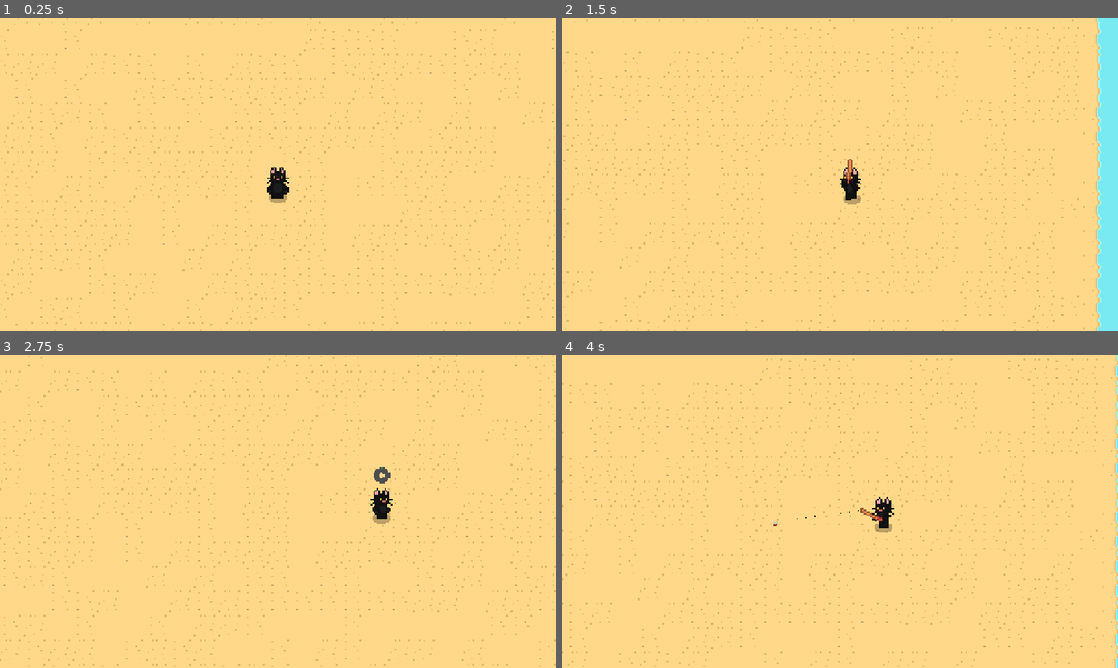
Above: before the commit, frames 1-4 (two rows, left to right).
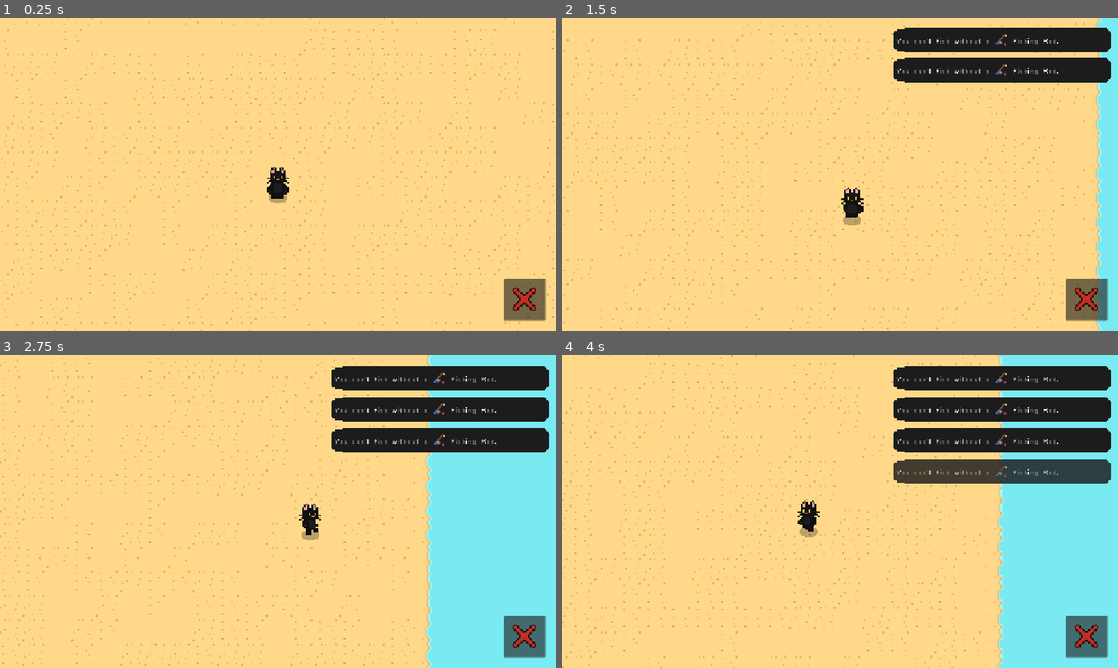
Above: after the commit, the same moments.

Repository: minotaa/beachside-tactics-2
Game: Godot game, scene res://scenes/game.tscn
The game is run twice, just before and just after one commit, with the same random seed, the same clock (stepped at 60 frames per second) and the same inputs.
Inputs (mouse positions are in pixels of both pictures, inside the frame that each line leads up to):
- Up to frame 1 (0.25 s): no input
- Up to frame 2 (1.5 s): tap Enter at 0.5 s; move the mouse to (962, 158) at 0.52 s; press the mouse at (962, 158) at 0.53 s; hold D (right) 0.53-1.28 s; move the mouse to (728, 190) at 1.27 s; release the mouse at (728, 190) at 1.28 s; hold S (down) from 1.28 s (still down); click (728, 190) at 1.35 s
- Up to frame 3 (2.75 s): move the mouse to (333, 442) at 2.02 s; release S (down) at 2.03 s; press the mouse at (333, 442) at 2.03 s; hold D (right) from 2.03 s (still down)
- Up to frame 4 (4 s): move the mouse to (812, 574) at 2.77 s; release D (right) at 2.78 s; release the mouse at (812, 574) at 2.78 s; hold W (up) 2.78-3.53 s; click (812, 574) at 2.85 s; move the mouse to (1006, 558) at 3.52 s; press the mouse at (1006, 558) at 3.53 s; hold A (left) from 3.53 s (still down)

The runs differ from the first frame. In frame 1, 1.0% of the frame differs, in the area x 90-99%, y 83-97%; in frame 2, 12%; in frame 3, 31%; in frame 4, 31%, in the area x 0-100%, y 0-100%.

Commit message:
allow the ability to not have a fishing rod, get started on ui, etc.

Diff:
--- a/scenes/player.tscn
+++ b/scenes/player.tscn
@@ -17,6 +17,7 @@
 [ext_resource type="Texture2D" uid="uid://doantlsit6s6j" path="res://assets/sprites/minigame-progress-bar.png" id="14_oprun"]
 [ext_resource type="Texture2D" uid="uid://dpi0maofy08ke" path="res://assets/sprites/minigame-hook-icon.png" id="16_a8ls1"]
 [ext_resource type="Texture2D" uid="uid://c3jtqk8gu3svq" path="res://assets/sprites/caught_fish_common.png" id="17_qfm1y"]
+[ext_resource type="Texture2D" uid="uid://c2cymjqktciju" path="res://assets/sprites/cross.png" id="18_fulsm"]
 
 [sub_resource type="AtlasTexture" id="AtlasTexture_holxr"]
 atlas = ExtResource("3_y4r1p")
@@ -513,4 +514,43 @@
 one_shot = true
 process_material = SubResource("ParticleProcessMaterial_fulsm")
 
+[node name="UI" type="CanvasLayer" parent="." unique_id=1683135539]
+
+[node name="Main" type="Control" parent="UI" unique_id=70878643]
+layout_mode = 3
+anchors_preset = 15
+anchor_right = 1.0
+anchor_bottom = 1.0
+grow_horizontal = 2
+grow_vertical = 2
+
+[node name="Panel" type="Panel" parent="UI/Main" unique_id=2127030442]
+layout_mode = 1
+anchors_preset = 3
+anchor_left = 1.0
+anchor_top = 1.0
+anchor_right = 1.0
+anchor_bottom = 1.0
+offset_left = -120.0
+offset_top = -120.0
+offset_right = -24.0
+offset_bottom = -24.0
+grow_horizontal = 0
+grow_vertical = 0
+
+[node name="TextureRect" type="TextureRect" parent="UI/Main" unique_id=2053358555]
+layout_mode = 1
+anchors_preset = 3
+anchor_left = 1.0
+anchor_top = 1.0
+anchor_right = 1.0
+anchor_bottom = 1.0
+offset_left = -104.0
+offset_top = -104.0
+offset_right = -40.0
+offset_bottom = -40.0
+grow_horizontal = 0
+grow_vertical = 0
+texture = ExtResource("18_fulsm")
+
 [connection signal="animation_finished" from="Base" to="." method="_on_base_animation_finished"]
--- a/scenes/toast.tscn
+++ b/scenes/toast.tscn
@@ -4,19 +4,25 @@
 [ext_resource type="Texture2D" uid="uid://c68b28kjm3u6v" path="res://assets/sprites/box.png" id="2_vkair"]
 [ext_resource type="FontFile" uid="uid://l3853frrj62o" path="res://assets/fonts/at01.ttf" id="3_bycar"]
 
+[sub_resource type="FontVariation" id="FontVariation_4iex2"]
+base_font = ExtResource("3_bycar")
+variation_embolden = 0.5
+
+[sub_resource type="FontVariation" id="FontVariation_vkair"]
+base_font = ExtResource("3_bycar")
+variation_embolden = 0.5
+variation_transform = Transform2D(1, 0.1, 0, 1, 0, 0)
+
+[sub_resource type="FontVariation" id="FontVariation_bycar"]
+base_font = ExtResource("3_bycar")
+variation_transform = Transform2D(1, 0.1, 0, 1, 0, 0)
+
 [sub_resource type="StyleBoxTexture" id="StyleBoxTexture_kx06n"]
 texture = ExtResource("2_vkair")
-texture_margin_left = 24.0
+texture_margin_left = 12.0
 texture_margin_top = 14.0
 texture_margin_right = 16.0
 texture_margin_bottom = 16.0
-
-[sub_resource type="LabelSettings" id="LabelSettings_k46ej"]
-line_spacing = 0.0
-font = ExtResource("3_bycar")
-font_size = 32
-shadow_size = 3
-shadow_color = Color(0, 0, 0, 0.8666667)
 
 [node name="Toast" type="Control" unique_id=560652174]
 texture_filter = 1
@@ -28,15 +34,26 @@
 grow_vertical = 2
 script = ExtResource("1_4iex2")
 
-[node name="Label" type="Label" parent="." unique_id=1966266460]
+[node name="Label" type="RichTextLabel" parent="." unique_id=1339503554]
 layout_mode = 1
 anchors_preset = 15
 anchor_right = 1.0
 anchor_bottom = 1.0
 grow_horizontal = 2
 grow_vertical = 2
+theme_override_fonts/normal_font = ExtResource("3_bycar")
+theme_override_fonts/bold_font = SubResource("FontVariation_4iex2")
+theme_override_fonts/bold_italics_font = SubResource("FontVariation_vkair")
+theme_override_fonts/italics_font = SubResource("FontVariation_bycar")
+theme_override_fonts/mono_font = ExtResource("3_bycar")
+theme_override_font_sizes/normal_font_size = 32
+theme_override_font_sizes/bold_font_size = 32
+theme_override_font_sizes/bold_italics_font_size = 32
+theme_override_font_sizes/italics_font_size = 32
+theme_override_font_sizes/mono_font_size = 32
 theme_override_styles/normal = SubResource("StyleBoxTexture_kx06n")
-text = "Your inventory is full!"
-label_settings = SubResource("LabelSettings_k46ej")
+bbcode_enabled = true
+text = "Your inventory is full."
+fit_content = true
+autowrap_mode = 2
 vertical_alignment = 1
-autowrap_mode = 2
--- a/scripts/game.gd
+++ b/scripts/game.gd
@@ -36,14 +36,15 @@
 var catches: int = 0
 var whiffs: int = 0
 var balance: float = 0.0
-var equipped_fishing_rod: FishingRod = Catalog.get_item(0) as FishingRod
+var equipped_fishing_rod: FishingRod
 var bag = Inventory.new()
 var upgrades = Inventory.new() # Dumb solution because I don't feel like doing specific logic for permanent/temporary items in your inventory.
 var game_loaded: bool = false
 
 func get_fishing_power() -> float:
 	var fishing_power = 0.0
-	fishing_power += equipped_fishing_rod.fishing_power
+	if equipped_fishing_rod != null:
+		fishing_power += equipped_fishing_rod.fishing_power
 	return fishing_power
 
 func calculate_xp_for_level(_level: int) -> float:
@@ -75,7 +76,7 @@
 func is_desktop() -> bool:
 	return not is_mobile()
 
-func _enter_tree() -> void:
+func _ready() -> void:
 	load_game()
 
 func load_game() -> void:
@@ -94,7 +95,9 @@
 		if data.has("bag"):
 			bag.set_list_from_save(data["bag"])
 		if data.has("equipped_fishing_rod"):
-			equipped_fishing_rod = Catalog.get_item(data["equipped_fishing_rod"])
+			var rod_id = data["equipped_fishing_rod"]
+			if rod_id != null:  # null means no rod equipped
+				equipped_fishing_rod = Catalog.get_item(rod_id)
 		if data.has("upgrades"):
 			upgrades.set_list_from_save(data["upgrades"])
 		if data.has("balance"):
@@ -112,7 +115,7 @@
 		"balance": balance,
 		"whiffs": whiffs,
 		"catches": catches,
-		"equipped_fishing_rod": equipped_fishing_rod.id
+		"equipped_fishing_rod": equipped_fishing_rod.id if equipped_fishing_rod else null
 	}
 
 func _notification(what: int) -> void:
--- a/scripts/player.gd
+++ b/scripts/player.gd
@@ -202,50 +202,54 @@
 		$Minigame.scale = Vector2(0.1, 0.1)
 		add_fish(30, 80, 3, 3)
 
-	# Charge up cast
-	if Input.is_action_pressed("fish") and state == FishState.INACTIVE and fish_control_safe:
-		if not $FishPowerBar.visible:
-			$FishPowerBar.visible = true
-			$FishPowerBar.value = 0
+	if Game.equipped_fishing_rod != null:
+		# Charge up cast
+		if Input.is_action_pressed("fish") and state == FishState.INACTIVE and fish_control_safe:
+			if not $FishPowerBar.visible:
+				$FishPowerBar.visible = true
+				$FishPowerBar.value = 0
+				hantenjutsushiki = false
+			if hantenjutsushiki:
+				$FishPowerBar.value -= randi_range(1, 3)
+				if $FishPowerBar.value <= 0:
+					hantenjutsushiki = false
+			else:
+				$FishPowerBar.value += randi_range(1, 3)
+				if $FishPowerBar.value >= 100:
+					hantenjutsushiki = true
+
+		# Cast out charged up cast
+		if Input.is_action_just_released("fish") and state == FishState.INACTIVE and fish_control_safe:
+			$FishPowerBar.visible = false
 			hantenjutsushiki = false
-		if hantenjutsushiki:
-			$FishPowerBar.value -= randi_range(1, 3)
-			if $FishPowerBar.value <= 0:
-				hantenjutsushiki = false
-		else:
-			$FishPowerBar.value += randi_range(1, 3)
-			if $FishPowerBar.value >= 100:
-				hantenjutsushiki = true
-
-	# Cast out charged up cast
-	if Input.is_action_just_released("fish") and state == FishState.INACTIVE and fish_control_safe:
-		$FishPowerBar.visible = false
-		hantenjutsushiki = false
-
-		var mouse_pos = get_global_mouse_position()
-		var direction_vec = (mouse_pos - global_position).normalized()
-		var fish_dir := ""
-
-		if abs(direction_vec.x) > abs(direction_vec.y):
-			if direction_vec.x > 0.0:
-				fish_dir = "right"
-			else:
-				fish_dir = "left"
-		else:
-			if direction_vec.y > 0.0:
-				fish_dir = "down"
-			else:
-				fish_dir = "up"
-		bobber_safe = true
-		play_animation(body_type + "_fish_" + fish_dir)
-		state = FishState.FISHING
-		if bobber != null:
-			bobber.queue_free()
-
-	# Make it so you can fish after releasing the fish button, helpful for when you're reeling your line and don't want to immediately fish again.
-	# This logic should also be RIGHT after the casting out the charged up cast.
-	if Input.is_action_just_released("fish"):
-		fish_control_safe = true
+
+			var mouse_pos = get_global_mouse_position()
+			var direction_vec = (mouse_pos - global_position).normalized()
+			var fish_dir := ""
+
+			if abs(direction_vec.x) > abs(direction_vec.y):
+				if direction_vec.x > 0.0:
+					fish_dir = "right"
+				else:
+					fish_dir = "left"
+			else:
+				if direction_vec.y > 0.0:
+					fish_dir = "down"
+				else:
+					fish_dir = "up"
+			bobber_safe = true
+			play_animation(body_type + "_fish_" + fish_dir)
+			state = FishState.FISHING
+			if bobber != null:
+				bobber.queue_free()
+
+		# Make it so you can fish after releasing the fish button, helpful for when you're reeling your line and don't want to immediately fish again.
+		# This logic should also be RIGHT after the casting out the charged up cast.
+		if Input.is_action_just_released("fish"):
+			fish_control_safe = true
+	else:
+		if Input.is_action_just_pressed("fish"):
+			Toast.add("You can't fish without a [img center region=0,0,16,16 width=32 height=32]res://assets/sprites/items.png[/img] Fishing Rod.")
 
 	move_and_slide()
 	global_position = round(global_position/ 2) * 2 # Needed to smooth out jittering on diagonal movement
Binary file added: assets/sprites/cross.png
Not shown, added: assets/sprites/cross.png.import
